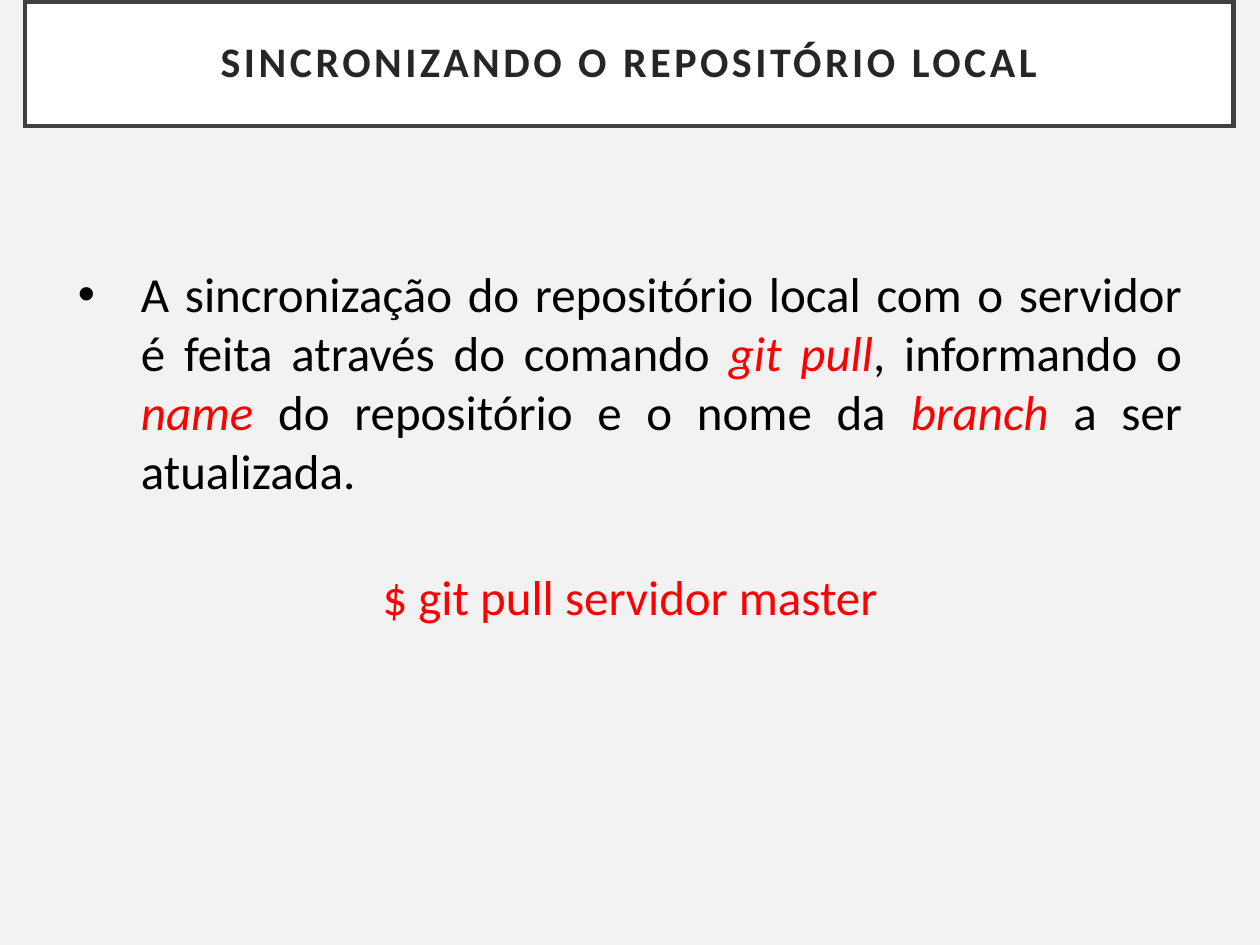
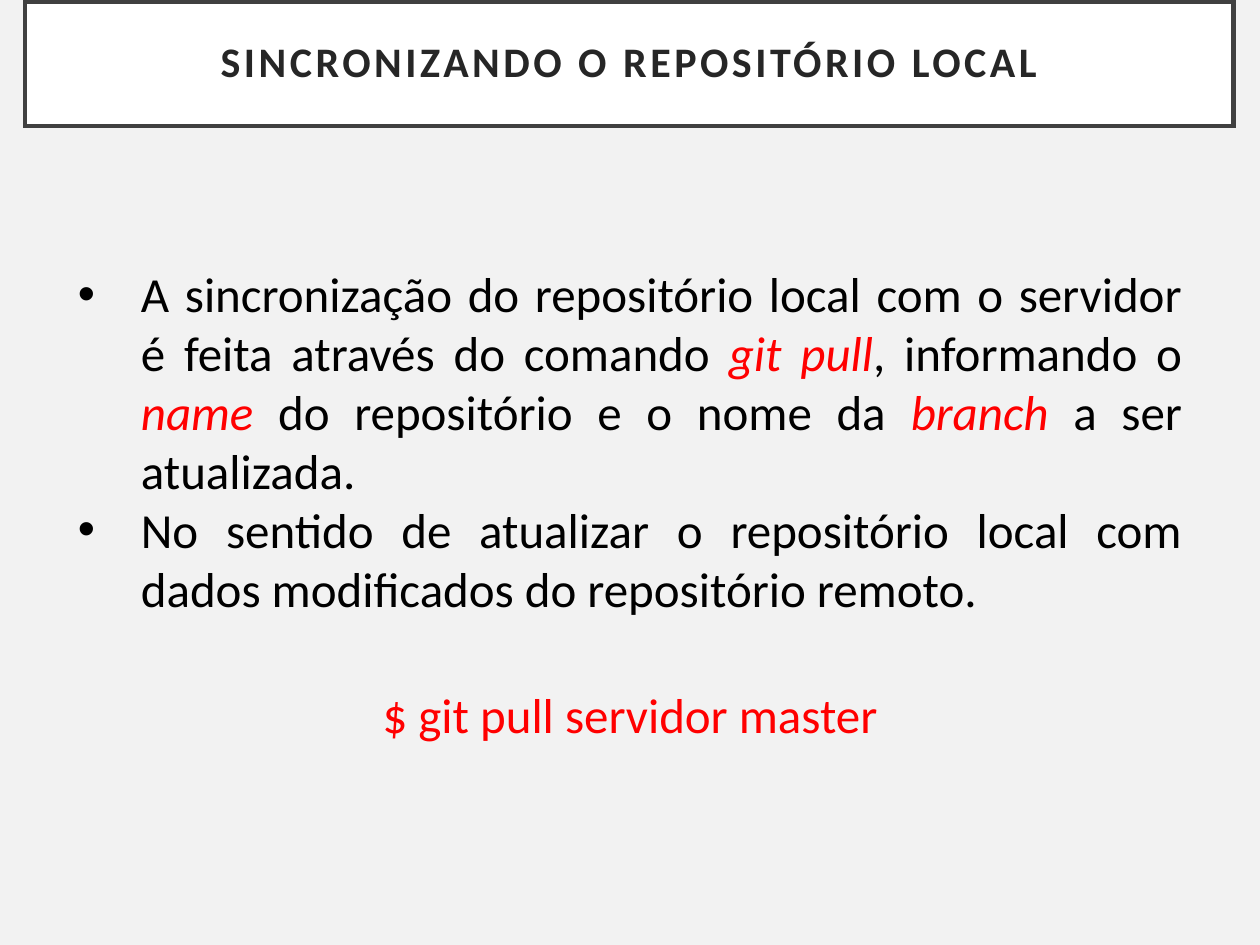
Before and after one commit to Paulo-UNIRON/aula_git_2020.2, a slide deck: slide 17 of Controlando versões com Git e Github - Capítulo IV.pptx. Drawn at 1260x945 pixels with LibreOffice and Linux fonts; fonts in the diff are those of the drawing. Boxes give left, top, right and bottom in pixels: in the first picture for what was removed or moved away, otherwise in the second. Text is boxed around its words. In the diff, an @@ line names an element or a change of style, - is before the commit and + after.

```diff
--- a/Controlando versões com Git e Github - Capítulo IV.pptx
+++ b/Controlando versões com Git e Github - Capítulo IV.pptx
@@ text at (141,514,1181,615): paragraph added @@
+• No sentido de atualizar o repositório local com dados modificados do repositório remoto.
```
Also in this commit, not shown: 7 other slides changed, 1 other file.
